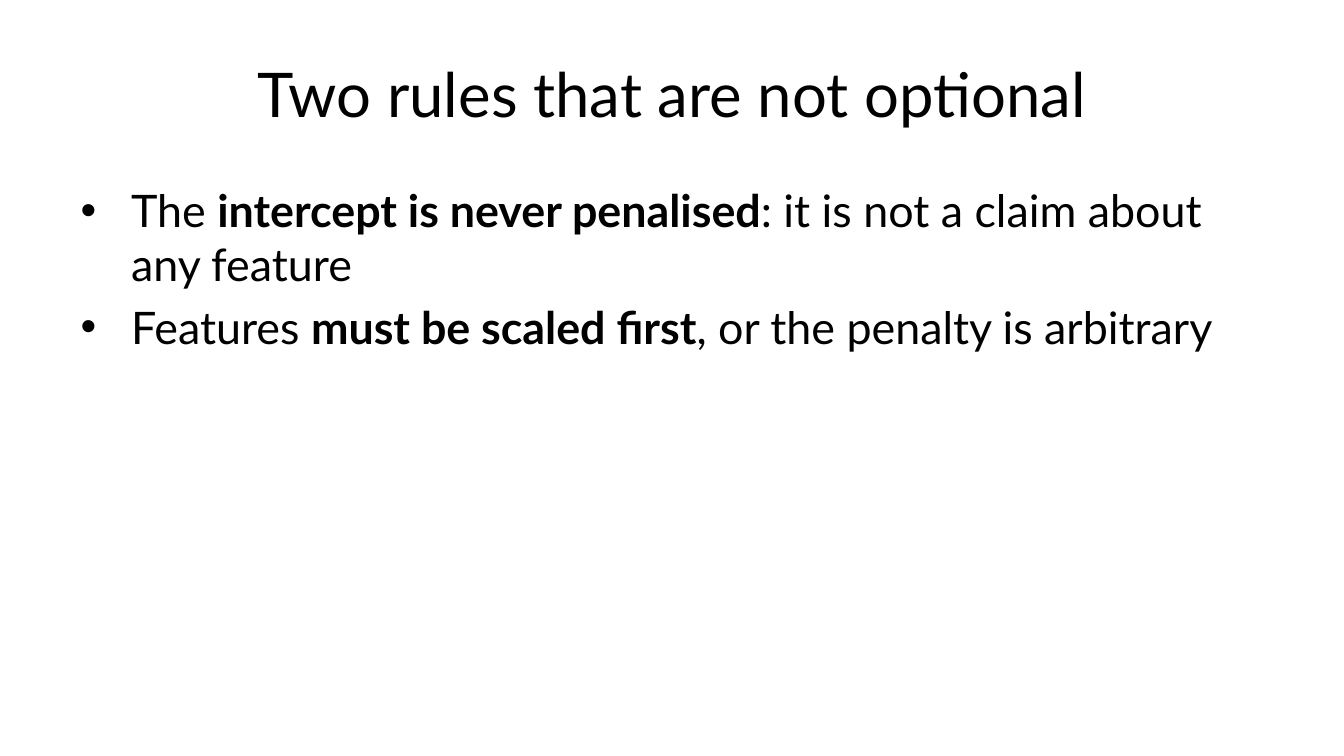
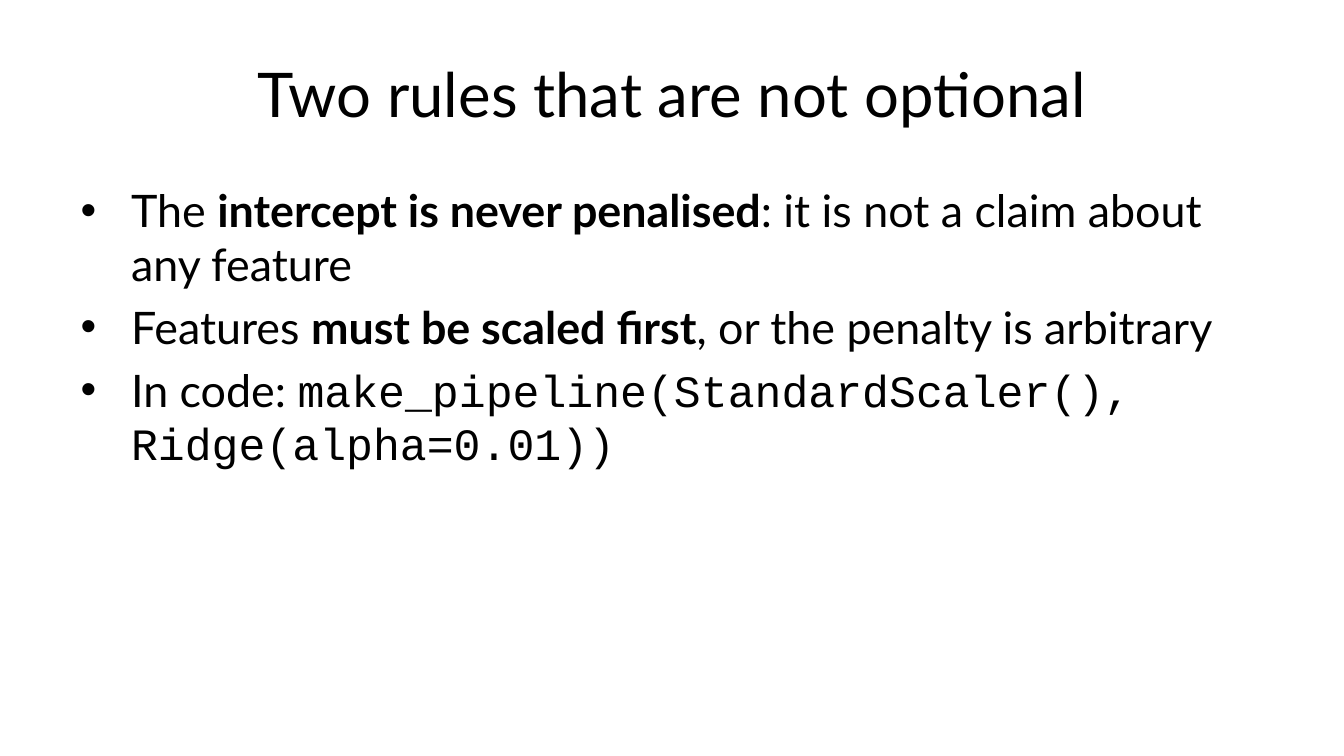
Before and after one commit to fabioantonini/technologies-for-artificial-intelligence, a slide deck: slide 38 of Lessons/03_regression/Slides/regression_slides.pptx. Drawn at 1344x756 pixels with LibreOffice and Linux fonts; fonts in the diff are those of the drawing; background and template pictures are left out. Boxes give left, top, right and bottom in pixels: in the first picture for what was removed or moved away, otherwise in the second. Text is boxed around its words. In the diff, an @@ line names an element or a change of style, - is before the commit and + after.

```diff
--- a/Lessons/03_regression/Slides/regression_slides.pptx
+++ b/Lessons/03_regression/Slides/regression_slides.pptx
@@ text at box(131, 374, 1132, 470): paragraph added @@
+• In code: make_pipeline(StandardScaler(), Ridge(alpha=0.01))
```
Also in this commit, not shown: 8 other slides changed, 3 other files.
